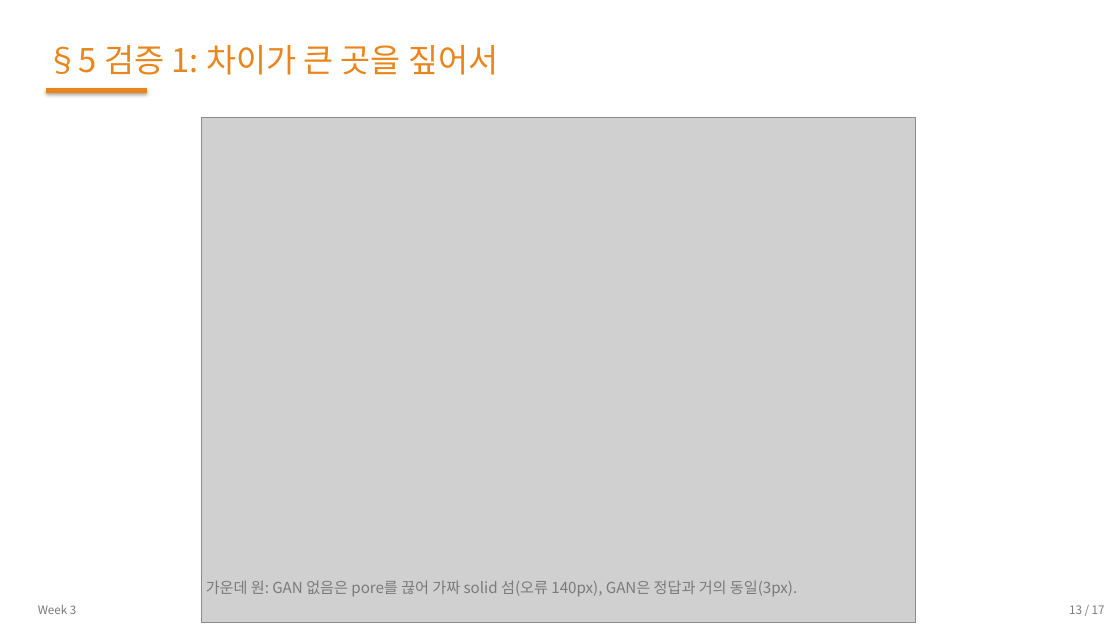
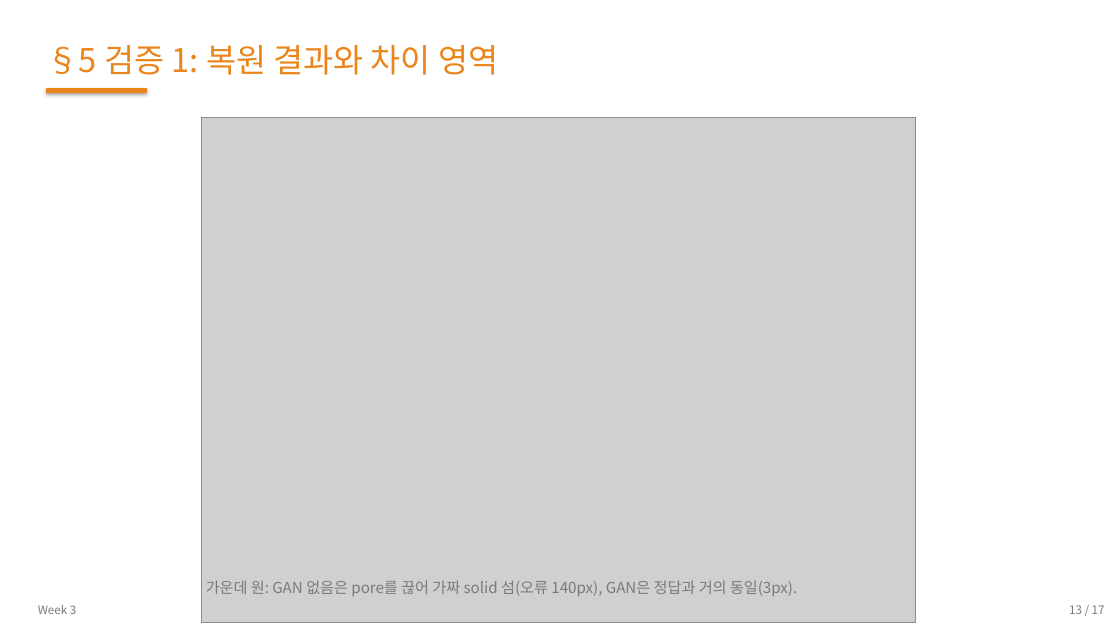
Before and after one commit to 01willy/Digital_rock_DL_Education, a slide deck: slide 13 of web/downloads/shared/w3/W3.pptx. Drawn at 1120x630 pixels with LibreOffice and Linux fonts; fonts in the diff are those of the drawing; grey boxes stand for pictures. Boxes give left, top, right and bottom in pixels: in the first picture for what was removed or moved away, otherwise in the second. Text is boxed around its words. In the diff, an @@ line names an element or a change of style, - is before the commit and + after.

```diff
--- a/web/downloads/shared/w3/W3.pptx
+++ b/web/downloads/shared/w3/W3.pptx
@@ text at <box>46,45,498,75</box>: text changed @@
-§5 검증 1: 차이가 큰 곳을 짚어서
+§5 검증 1: 복원 결과와 차이 영역
```
Also in this commit, not shown: 15 other slides changed, 13 other files.
